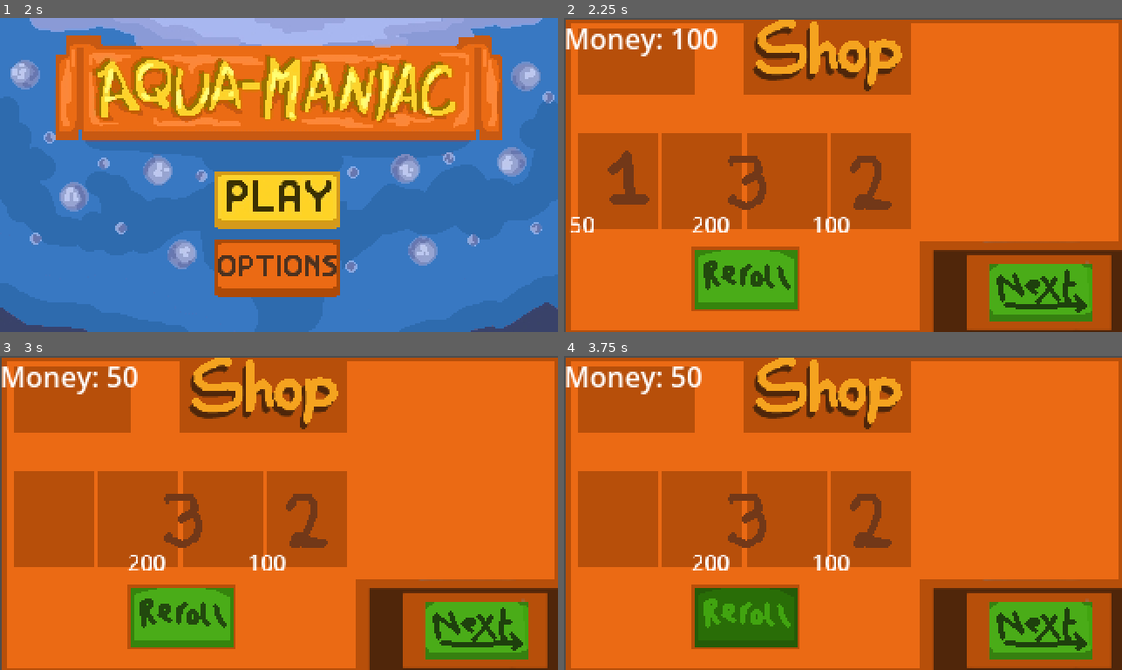
Above: before the commit, frames 1-4 (two rows, left to right).
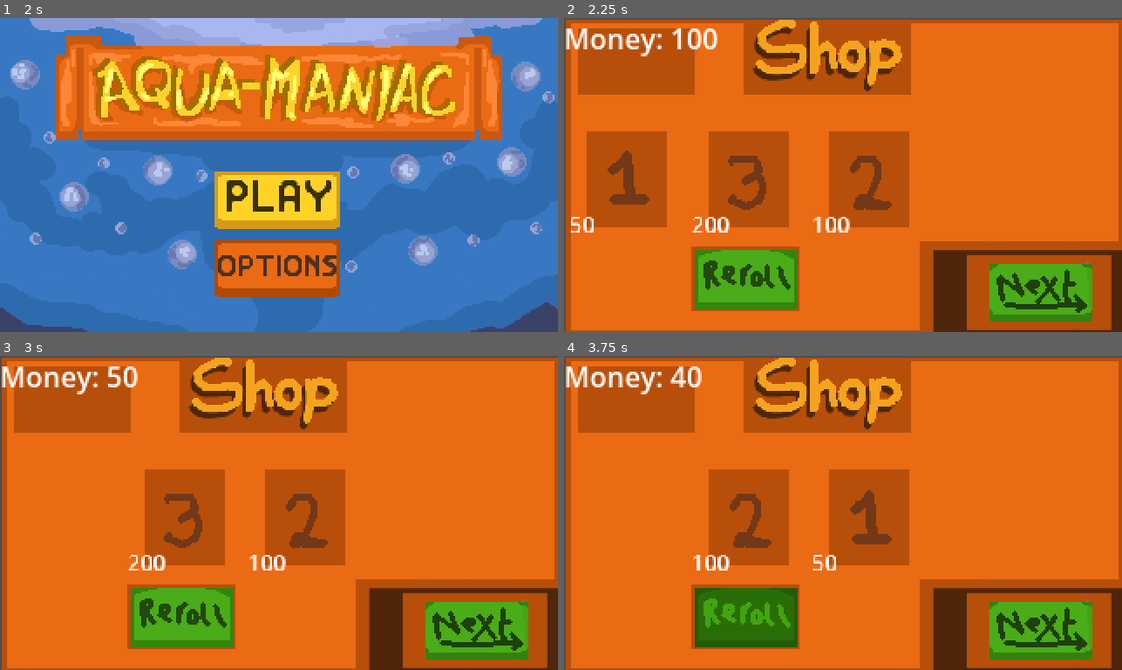
Above: after the commit, the same moments.

Repository: Prismat2ca/aquamaniac
Game: Godot game, scene res://menu/menu.tscn
Same seed, same stepped clock (60 frames per second), same inputs: the game is played once before the commit and once after it.
Inputs (mouse positions are in pixels of both pictures, inside the frame that each line leads up to):
- Up to frame 1 (2 s): click (279, 275) at 0.5 s; click (412, 140) at 1.25 s
- Up to frame 2 (2.25 s): click (843, 206) at 2 s
- Up to frame 3 (3 s): click (61, 519) at 2.77 s
- Up to frame 4 (3.75 s): click (748, 622) at 3.5 s

Frame 1 is identical in both runs. In frame 2, 5.8% of the frame differs, in the area x 2-63%, y 36-68%; in frame 3, 9.7%; in frame 4, 11%, in the area x 2-63%, y 3-69%.

Commit message:
it2

Diff:
--- a/global.gd
+++ b/global.gd
@@ -3,12 +3,13 @@
 #contains all global variables that should persist across screens
 
 #round screen
-var boatPos = Vector2(0,0)
+var shipPos = Vector2(0,0)
 var curRound = 0
 var money = 100
 var quota = 0
 var quotaProgress = 0
 var time = 300
+var raining = false
 
 func updateRoundVars():
 	curRound+=1
--- a/options/options.tscn
+++ b/options/options.tscn
@@ -7,7 +7,6 @@
 resource_name = "backButton"
 script/source = "extends TextureButton
 
-
 func _on_pressed() -> void:
 	get_tree().change_scene_to_file(\"res://menu/menu.tscn\")
 "
@@ -15,7 +14,6 @@
 [sub_resource type="GDScript" id="GDScript_0o51j"]
 resource_name = "settingsButton"
 script/source = "extends TextureButton
-
 
 func _on_pressed() -> void:
 	get_tree().change_scene_to_file(\"res://settings/settings.tscn\")
--- /dev/null
+++ b/round/background.gd
@@ -0,0 +1,4 @@
+extends TextureRect
+
+func _physics_process(delta: float) -> void:
+	rotation = 0
--- a/round/bird.tscn
+++ b/round/bird.tscn
@@ -7,34 +7,26 @@
 resource_name = "bird"
 script/source = "extends CharacterBody2D
 var rand = RandomNumberGenerator.new()
-@export var speed = 1
-var angle = 0
-var acc = Vector2(0,0)
-var vel = Vector2(0,0)
 var constantVel = 0
-#takes in user movement and calculates acceleration and velocity.
+@onready var globalScript = $\"/root/global\"
 
-func getInput():
-	var inputDirection = Input.get_vector(\"left\", \"right\", \"up\", \"down\")
-	#changes the angle based on left and right input
-	angle +=inputDirection[0]*PI/150
 
-	#makes acceleration a vector based on the angle
-	#then multiplied by the vertical user input
-	acc= Vector2.from_angle(angle)*speed*-inputDirection[1]
-	vel+=acc
-	vel*=0.9
-	velocity -= vel
 
-func _init():
-	position = Vector2(rand.randi_range(10,160),200)
+func _ready():
+	#the position needs to be relative to the ship
+	position = Vector2(rand.randi_range(-260,50)+globalScript.shipPos[0],200+globalScript.shipPos[1])
 	scale = Vector2(1,1)*rand.randf_range(0.7,1.5)
-	constantVel = (1/scale[0])
+	constantVel = (scale[0])
 	z_index = scale[0]*10
+
+
 func _physics_process(delta):
+	#removes birds so object amount doesn't increase forever.
+	if position[1] < -1000:
+		queue_free()
 
 	velocity = Vector2(100,-100)*constantVel
-	getInput()
+
 	move_and_slide()
 "
 
@@ -43,10 +35,10 @@
 [node name="CharacterBody2D" type="CharacterBody2D" parent="." unique_id=1799629232]
 script = SubResource("GDScript_crnqq")
 
-[node name="Sprite2D" type="Sprite2D" parent="CharacterBody2D" unique_id=719201019]
+[node name="BirdSprite" type="Sprite2D" parent="CharacterBody2D" unique_id=719201019]
 texture = ExtResource("1_g5k2s")
 
-[node name="Sprite2D2" type="Sprite2D" parent="CharacterBody2D" unique_id=59546641]
+[node name="ShadowSprite" type="Sprite2D" parent="CharacterBody2D" unique_id=59546641]
 modulate = Color(1, 1, 1, 0.3529412)
 position = Vector2(-47.416668, 42.25)
 scale = Vector2(0.537037, 0.537037)
--- a/round/character_body_2d.gd
+++ b/round/character_body_2d.gd
@@ -1,10 +1,11 @@
 extends CharacterBody2D
-
-@export var speed = 1
+@export var speed = 10
+@onready var globalScript = $"/root/global"
 var playerAcc = Vector2(0,0)
 var playerVel = Vector2(0,0)
-
-
+var angle = 0
+var acc = Vector2(0,0)
+var vel = Vector2(0,0)
 
 #takes in user movement and calculates acceleration and velocity.
 func getInput():
@@ -12,18 +13,25 @@
 	var inputDirection = Input.get_vector("left", "right", "up", "down")
 	$".".rotate(inputDirection[0]*PI/150)
 
-	playerAcc= (inputDirection*speed)
-	playerVel+=playerAcc
-	playerVel*=0.9
-	velocity = playerVel*0
+	#takes in user movement and calculates acceleration and velocity
+	#changes the angle based on left and right input
+	angle +=inputDirection[0]*PI/150
 
+	#makes acceleration a vector based on the angle
+	#then multiplied by the vertical user input
+	acc= Vector2.from_angle(angle)*speed*-inputDirection[1]
+	vel+=acc
+	vel*=0.9
+	velocity = vel
 
-
+func _on_area_2d_area_entered(area: Area2D) -> void:
+	get_tree().change_scene_to_file("res://shop/shop.tscn")
 
 #built in function that runs repeatedly
 func _physics_process(delta):
 
 	getInput()
+	globalScript.shipPos = position
 	move_and_slide()
 
 
--- a/round/dock.gd
+++ b/round/dock.gd
@@ -1,35 +1,4 @@
 extends CharacterBody2D
-
-@export var speed = 10
-var angle = 0
-var acc = Vector2(0,0)
-var vel = Vector2(0,0)
-
-#takes in user movement and calculates acceleration and velocity.
-
-func getInput():
-	var inputDirection = Input.get_vector("left", "right", "up", "down")
-	#changes the angle based on left and right input
-	angle +=inputDirection[0]*PI/150
-
-	#makes acceleration a vector based on the angle
-	#then multiplied by the vertical user input
-	acc= Vector2.from_angle(angle)*speed*-inputDirection[1]
-	vel+=acc
-	vel*=0.9
-	velocity = -vel
-
-#built in function that runs repeatedly
-func _physics_process(delta):
-
-
-	getInput()
-	move_and_slide()
-
-
-
-
-
 
 func _on_area_2d_area_entered(area: Area2D) -> void:
 	get_tree().change_scene_to_file("res://shop/shop.tscn")
--- a/round/round.gd
+++ b/round/round.gd
@@ -3,7 +3,11 @@
 var birdScn = preload("res://round/bird.tscn")
 
 func _physics_process(delta):
-	var r = rand.randi_range(1,300)
+	var r = rand.randi_range(1,80)
 	if r==10:
 		var bird = birdScn.instantiate()
 		add_child(bird)
+	#var r2 = rand.randi_range(1,400)
+	#if r2==10:
+		#var circle = seaCircleScn.instantiate()
+		#add_child(circle)
--- a/round/round.tscn
+++ b/round/round.tscn
@@ -6,15 +6,19 @@
 [ext_resource type="Texture2D" uid="uid://c538rh8s0wdq3" path="res://round/ship.png" id="3_qpjc3"]
 [ext_resource type="Texture2D" uid="uid://c60llxfr81wpw" path="res://round/spawn.png" id="4_qpjc3"]
 [ext_resource type="PackedScene" uid="uid://bi12bj3jgqk8h" path="res://round/round_timer.tscn" id="6_x00y4"]
-[ext_resource type="Script" uid="uid://c4sbivqwr43lw" path="res://round/dock.gd" id="7_jmkpy"]
 [ext_resource type="Texture2D" uid="uid://ubibvo336l8n" path="res://round/dock-Sheet.png" id="8_jmkpy"]
 [ext_resource type="Script" uid="uid://c8hfdac68msxo" path="res://round/animated_sprite_2d.gd" id="9_xgjqf"]
-[ext_resource type="Script" uid="uid://0vpk6o0s7jn6" path="res://round/walls.gd" id="10_4ubr3"]
 [ext_resource type="Script" uid="uid://c40yetvvsgm4x" path="res://round/area_2d.gd" id="10_51j5o"]
+[ext_resource type="Texture2D" uid="uid://ct4uauj21eija" path="res://round/rain.png" id="11_4ubr3"]
 [ext_resource type="Texture2D" uid="uid://dupj3yhpk3jya" path="res://round/walls.png" id="11_51j5o"]
+[ext_resource type="Texture2D" uid="uid://wpyb7rachly1" path="res://round/water_ring.png" id="12_51j5o"]
 
 [sub_resource type="RectangleShape2D" id="RectangleShape2D_qpjc3"]
 size = Vector2(73, 29)
+
+[sub_resource type="Gradient" id="Gradient_51j5o"]
+offsets = PackedFloat32Array(0, 0.47265625, 0.89453125, 1)
+colors = PackedColorArray(1, 1, 1, 0, 1, 1, 1, 1, 0.89411765, 0.89411765, 0.89411765, 0, 1, 1, 1, 1)
 
 [sub_resource type="GDScript" id="GDScript_qpjc3"]
 script/source = "extends CharacterBody2D
@@ -26,23 +30,13 @@
 
 #takes in user movement and calculates acceleration and velocity.
 
-func getInput():
-	var inputDirection = Input.get_vector(\"left\", \"right\", \"up\", \"down\")
-	#changes the angle based on left and right input
-	angle +=inputDirection[0]*PI/150
-
-	#makes acceleration a vector based on the angle
-	#then multiplied by the vertical user input
-	acc= Vector2.from_angle(angle)*speed*-inputDirection[1]
-	vel+=acc
-	vel*=0.9
-	velocity = -vel
+
 
 #built in function that runs repeatedly
 func _physics_process(delta):
 
 	$\".\".rotate(PI/200)
-	getInput()
+
 	move_and_slide()
 
 
@@ -52,6 +46,49 @@
 
 [sub_resource type="CircleShape2D" id="CircleShape2D_1l7ea"]
 radius = 21.377558
+
+[sub_resource type="AtlasTexture" id="AtlasTexture_xgjqf"]
+atlas = ExtResource("8_jmkpy")
+region = Rect2(0, 0, 320, 400)
+
+[sub_resource type="AtlasTexture" id="AtlasTexture_yi5ey"]
+atlas = ExtResource("8_jmkpy")
+region = Rect2(320, 0, 320, 400)
+
+[sub_resource type="AtlasTexture" id="AtlasTexture_4ubr3"]
+atlas = ExtResource("8_jmkpy")
+region = Rect2(640, 0, 320, 400)
+
+[sub_resource type="AtlasTexture" id="AtlasTexture_51j5o"]
+atlas = ExtResource("8_jmkpy")
+region = Rect2(960, 0, 320, 400)
+
+[sub_resource type="SpriteFrames" id="SpriteFrames_gbuhk"]
+animations = [{
+"frames": [{
+"duration": 1.0,
+"texture": SubResource("AtlasTexture_xgjqf")
+}, {
+"duration": 1.0,
+"texture": SubResource("AtlasTexture_yi5ey")
+}, {
+"duration": 1.0,
+"texture": SubResource("AtlasTexture_4ubr3")
+}, {
+"duration": 1.0,
+"texture": SubResource("AtlasTexture_51j5o")
+}],
+"loop": true,
+"name": &"default",
+"speed": 1.7
+}]
+
+[sub_resource type="RectangleShape2D" id="RectangleShape2D_xgjqf"]
+size = Vector2(63, 56)
+
+[sub_resource type="WorldBoundaryShape2D" id="WorldBoundaryShape2D_jmkpy"]
+normal = Vector2(1, 0)
+distance = 99.0
 
 [sub_resource type="GDScript" id="GDScript_1l7ea"]
 resource_name = "QuotaProgress"
@@ -64,55 +101,8 @@
 	$\".\".text = title+str(globalScript.quotaProgress)+\"/\"+str(globalScript.quota)
 "
 
-[sub_resource type="AtlasTexture" id="AtlasTexture_xgjqf"]
-atlas = ExtResource("8_jmkpy")
-region = Rect2(0, 0, 320, 400)
-
-[sub_resource type="AtlasTexture" id="AtlasTexture_yi5ey"]
-atlas = ExtResource("8_jmkpy")
-region = Rect2(320, 0, 320, 400)
-
-[sub_resource type="AtlasTexture" id="AtlasTexture_4ubr3"]
-atlas = ExtResource("8_jmkpy")
-region = Rect2(640, 0, 320, 400)
-
-[sub_resource type="AtlasTexture" id="AtlasTexture_51j5o"]
-atlas = ExtResource("8_jmkpy")
-region = Rect2(960, 0, 320, 400)
-
-[sub_resource type="SpriteFrames" id="SpriteFrames_gbuhk"]
-animations = [{
-"frames": [{
-"duration": 1.0,
-"texture": SubResource("AtlasTexture_xgjqf")
-}, {
-"duration": 1.0,
-"texture": SubResource("AtlasTexture_yi5ey")
-}, {
-"duration": 1.0,
-"texture": SubResource("AtlasTexture_4ubr3")
-}, {
-"duration": 1.0,
-"texture": SubResource("AtlasTexture_51j5o")
-}],
-"loop": true,
-"name": &"default",
-"speed": 1.7
-}]
-
-[sub_resource type="RectangleShape2D" id="RectangleShape2D_xgjqf"]
-size = Vector2(63, 56)
-
-[sub_resource type="WorldBoundaryShape2D" id="WorldBoundaryShape2D_jmkpy"]
-normal = Vector2(1, 0)
-distance = 99.0
-
 [node name="Node2D" type="Node2D" unique_id=858340303]
 script = ExtResource("1_x00y4")
-
-[node name="RoundScreen" type="Sprite2D" parent="." unique_id=328830945]
-position = Vector2(160, 90)
-texture = ExtResource("1_rf44n")
 
 [node name="ship" type="CharacterBody2D" parent="." unique_id=1465159626]
 z_index = 1
@@ -129,7 +119,29 @@
 position = Vector2(0.5, 0.5)
 shape = SubResource("RectangleShape2D_qpjc3")
 
+[node name="Camera2D" type="Camera2D" parent="ship" unique_id=861709616]
+
+[node name="Background" type="TextureRect" parent="ship" unique_id=2102490814]
+z_index = -1
+offset_left = -483.0
+offset_top = -523.0
+offset_right = 517.0
+offset_bottom = 477.0
+texture = ExtResource("1_rf44n")
+
+[node name="SplashParticles" type="CPUParticles2D" parent="ship" unique_id=362917435 groups=["Rain"]]
+z_index = -1
+position = Vector2(-4, 4)
+emitting = false
+amount = 50
+texture = ExtResource("12_51j5o")
+emission_shape = 3
+emission_rect_extents = Vector2(300, 300)
+gravity = Vector2(0, 0)
+color_ramp = SubResource("Gradient_51j5o")
+
 [node name="spawn" type="CharacterBody2D" parent="." unique_id=863671120]
+z_index = 2
 position = Vector2(261, 105)
 script = SubResource("GDScript_qpjc3")
 
@@ -143,11 +155,39 @@
 position = Vector2(261, 106)
 shape = SubResource("CircleShape2D_1l7ea")
 
-[node name="roundTimer" parent="." unique_id=30991989 instance=ExtResource("6_x00y4")]
+[node name="dock" type="CharacterBody2D" parent="." unique_id=1888063532]
+position = Vector2(-74, 93)
+
+[node name="AnimatedSprite2D" type="AnimatedSprite2D" parent="dock" unique_id=1517607764]
+sprite_frames = SubResource("SpriteFrames_gbuhk")
+frame_progress = 0.80926025
+script = ExtResource("9_xgjqf")
+
+[node name="Area2D" type="Area2D" parent="dock" unique_id=1831311793]
+script = ExtResource("10_51j5o")
+
+[node name="CollisionShape2D2" type="CollisionShape2D" parent="dock/Area2D" unique_id=240641241]
+position = Vector2(128.5, -3)
+shape = SubResource("RectangleShape2D_xgjqf")
+
+[node name="CollisionShape2D" type="CollisionShape2D" parent="dock/Area2D" unique_id=891341687]
+shape = SubResource("WorldBoundaryShape2D_jmkpy")
+
+[node name="walls" type="CharacterBody2D" parent="." unique_id=314535925]
+
+[node name="Sprite2D" type="Sprite2D" parent="walls" unique_id=1530904978]
+position = Vector2(613, 86)
+texture = ExtResource("11_51j5o")
+
+[node name="CollisionShape2D" type="CollisionShape2D" parent="walls" unique_id=533373268]
+
+[node name="CanvasLayer" type="CanvasLayer" parent="." unique_id=1569562032]
+
+[node name="roundTimer" parent="CanvasLayer" unique_id=30991989 instance=ExtResource("6_x00y4")]
 z_index = 100
 position = Vector2(1, 38)
 
-[node name="QuotaProgress" type="RichTextLabel" parent="." unique_id=1227056064]
+[node name="QuotaProgress" type="RichTextLabel" parent="CanvasLayer" unique_id=1227056064]
 z_index = 100
 offset_left = 1.0
 offset_top = 2.0
@@ -155,33 +195,18 @@
 offset_bottom = 42.0
 script = SubResource("GDScript_1l7ea")
 
-[node name="dock" type="CharacterBody2D" parent="." unique_id=1888063532]
-position = Vector2(-74, 93)
-script = ExtResource("7_jmkpy")
-
-[node name="AnimatedSprite2D" type="AnimatedSprite2D" parent="dock" unique_id=1517607764]
-sprite_frames = SubResource("SpriteFrames_gbuhk")
-frame_progress = 0.80926025
-script = ExtResource("9_xgjqf")
-
-[node name="Area2D" type="Area2D" parent="dock" unique_id=1831311793]
-script = ExtResource("10_51j5o")
-
-[node name="CollisionShape2D2" type="CollisionShape2D" parent="dock/Area2D" unique_id=240641241]
-position = Vector2(128.5, -3)
-shape = SubResource("RectangleShape2D_xgjqf")
-
-[node name="CollisionShape2D" type="CollisionShape2D" parent="dock/Area2D" unique_id=891341687]
-shape = SubResource("WorldBoundaryShape2D_jmkpy")
-
-[node name="walls" type="CharacterBody2D" parent="." unique_id=314535925]
-script = ExtResource("10_4ubr3")
-
-[node name="Sprite2D" type="Sprite2D" parent="walls" unique_id=1530904978]
-position = Vector2(613, 86)
-texture = ExtResource("11_51j5o")
-
-[node name="CollisionShape2D" type="CollisionShape2D" parent="walls" unique_id=533373268]
+[node name="RainParticles" type="CPUParticles2D" parent="CanvasLayer" unique_id=1703214680 groups=["Rain"]]
+modulate = Color(1, 1, 1, 0.61960787)
+position = Vector2(-24, -82)
+emitting = false
+amount = 19
+texture = ExtResource("11_4ubr3")
+emission_shape = 3
+emission_rect_extents = Vector2(1, 200)
+spread = 180.0
+gravity = Vector2(980, 980)
+angle_min = -15.0
+angle_max = 15.0
 
 [connection signal="area_entered" from="spawn/Area2D" to="spawn" method="_on_area_2d_area_entered"]
 [connection signal="area_entered" from="dock/Area2D" to="dock" method="_on_area_2d_area_entered"]
--- /dev/null
+++ b/round/sea_circle.tscn
@@ -0,0 +1,12 @@
+[gd_scene format=3 uid="uid://crvuxn7xe7udr"]
+
+[ext_resource type="Script" uid="uid://6qdxlce5guig" path="res://sea_circle.gd" id="1_ifl6r"]
+[ext_resource type="Texture2D" uid="uid://cwsr70pnk0x52" path="res://round/sea_circle.png" id="2_ql830"]
+
+[node name="SeaCircle" type="Node2D" unique_id=876456134]
+script = ExtResource("1_ifl6r")
+
+[node name="TextureRect" type="TextureRect" parent="." unique_id=2071018837]
+offset_right = 40.0
+offset_bottom = 40.0
+texture = ExtResource("2_ql830")
--- /dev/null
+++ b/sea_circle.gd
@@ -0,0 +1,13 @@
+extends Node2D
+@onready var globalScript = $"/root/global"
+var rand = RandomNumberGenerator.new()
+var scaleTarget = 0
+func _ready():
+	#the position needs to be relative to the ship
+	position = Vector2(rand.randi_range(-160,160)+globalScript.shipPos[0],rand.randi_range(-160,160)+globalScript.shipPos[1])
+	scale = Vector2(0,0)
+func _physics_process(delta: float) -> void:
+	var r = randi_range(1,200)
+	if r == 10:
+		scaleTarget = randf_range(0.01,0.5)
+	scale = ((scale*50)+Vector2(1,1)*scaleTarget)/51
--- a/settings/settings.tscn
+++ b/settings/settings.tscn
@@ -6,7 +6,6 @@
 [sub_resource type="GDScript" id="GDScript_i854f"]
 resource_name = "backButton"
 script/source = "extends TextureButton
-
 
 func _on_pressed() -> void:
 	get_tree().change_scene_to_file(\"res://options/options.tscn\")
--- a/shop/item.gd
+++ b/shop/item.gd
@@ -3,3 +3,8 @@
 @export var itemId = 0
 func _init():
 	itemId = rand.randi_range(1,3)
+
+func refresh():
+	itemId = rand.randi_range(1,3)
+	$"Label".refresh()
+	$"Sprite2D".refresh()
--- a/shop/item.tscn
+++ b/shop/item.tscn
@@ -4,6 +4,7 @@
 [ext_resource type="Script" uid="uid://cji0idf5ugaea" path="res://shop/item.gd" id="1_imj8q"]
 [ext_resource type="Script" uid="uid://lr22c868g34k" path="res://shop/sprite_2d.gd" id="3_pf1n6"]
 [ext_resource type="Script" uid="uid://cir21e84f0uv6" path="res://shop/label.gd" id="4_6kmbe"]
+[ext_resource type="Texture2D" uid="uid://d3si64h83v7uw" path="res://shop/item_background.png" id="5_6fecv"]
 
 [sub_resource type="GDScript" id="GDScript_1yahu"]
 resource_name = "itemButton"
@@ -27,10 +28,12 @@
 script = ExtResource("1_imj8q")
 
 [node name="Sprite2D" type="Sprite2D" parent="." unique_id=2050493109]
+z_index = 1
 texture = ExtResource("1_1yahu")
 script = ExtResource("3_pf1n6")
 
 [node name="Label" type="Label" parent="." unique_id=1544798877]
+z_index = 1
 offset_left = -33.0
 offset_top = 16.0
 offset_right = 48.0
@@ -40,10 +43,19 @@
 script = ExtResource("4_6kmbe")
 
 [node name="ItemButton" type="TextureButton" parent="." unique_id=1567442573]
+z_index = 3
 offset_left = -23.0
 offset_top = -27.0
 offset_right = 23.0
 offset_bottom = 27.0
 script = SubResource("GDScript_1yahu")
 
+[node name="TextureRect" type="TextureRect" parent="." unique_id=1442083810]
+offset_left = -23.0
+offset_top = -28.0
+offset_right = 23.0
+offset_bottom = 27.0
+mouse_filter = 2
+texture = ExtResource("5_6fecv")
+
 [connection signal="pressed" from="ItemButton" to="ItemButton" method="_on_pressed"]
--- a/shop/label.gd
+++ b/shop/label.gd
@@ -3,6 +3,10 @@
 var price = 0
 func _ready():
 	#the sprite is given a different texture based on the itemID, to differentiate it for the user.
+	refresh()
+
+#seperate function so it can be called later without repeating the code.
+func refresh():
 
 	match item.itemId:
 		1:
--- /dev/null
+++ b/shop/reroll.gd
@@ -0,0 +1,15 @@
+extends TextureButton
+@onready var globalScript = $"/root/global"
+var cost = 10
+func _on_pressed() -> void:
+
+	#must rereference this way to change the global value, not a copy.
+	if globalScript.money>=cost:
+		globalScript.money-=cost
+		var Items = get_tree().get_nodes_in_group("Items")
+		for item in Items:
+			item.refresh()
+		$"../money".updateDisplay()
+
+		#prevents too many rerolls within a single shop
+		cost+=10
--- a/shop/shop.tscn
+++ b/shop/shop.tscn
@@ -4,6 +4,7 @@
 [ext_resource type="PackedScene" uid="uid://d2hsdvmk4k7n3" path="res://shop/item.tscn" id="2_sxvro"]
 [ext_resource type="Texture2D" uid="uid://cks7njbauifdr" path="res://shop/reroll.png" id="3_mrnko"]
 [ext_resource type="Texture2D" uid="uid://b5d50n30p5sik" path="res://shop/reroll_pressed.png" id="4_gy7ao"]
+[ext_resource type="Script" uid="uid://b75wsar12xclo" path="res://shop/reroll.gd" id="5_2wf2a"]
 [ext_resource type="Texture2D" uid="uid://b2b7022l4icfm" path="res://shop/next.png" id="5_q4g17"]
 [ext_resource type="Texture2D" uid="uid://cv77g74bfq26o" path="res://shop/next_pressed.png" id="6_2wf2a"]
 
@@ -32,7 +33,6 @@
 	updateDisplay()
 func updateDisplay():
 	$\".\".text = title+str(globalScript.money)
-
 "
 
 [node name="shop" type="Node2D" unique_id=1537099262]
@@ -42,13 +42,13 @@
 position = Vector2(161, 91)
 texture = ExtResource("1_r2p71")
 
-[node name="Item1" parent="." unique_id=1899565630 instance=ExtResource("2_sxvro")]
+[node name="Item1" parent="." unique_id=1899565630 groups=["Items"] instance=ExtResource("2_sxvro")]
 position = Vector2(36, 93)
 
-[node name="Item2" parent="." unique_id=856356232 instance=ExtResource("2_sxvro")]
+[node name="Item2" parent="." unique_id=856356232 groups=["Items"] instance=ExtResource("2_sxvro")]
 position = Vector2(175, 93)
 
-[node name="Item3" parent="." unique_id=1093215645 instance=ExtResource("2_sxvro")]
+[node name="Item3" parent="." unique_id=1093215645 groups=["Items"] instance=ExtResource("2_sxvro")]
 position = Vector2(106, 93)
 
 [node name="reroll" type="TextureButton" parent="." unique_id=1281063824]
@@ -59,6 +59,7 @@
 texture_normal = ExtResource("3_mrnko")
 texture_pressed = ExtResource("4_gy7ao")
 texture_hover = ExtResource("4_gy7ao")
+script = ExtResource("5_2wf2a")
 
 [node name="next" type="TextureButton" parent="." unique_id=670760922]
 offset_left = 244.0
@@ -75,4 +76,5 @@
 offset_bottom = 40.0
 script = SubResource("GDScript_q4g17")
 
+[connection signal="pressed" from="reroll" to="reroll" method="_on_pressed"]
 [connection signal="pressed" from="next" to="next" method="_on_pressed"]
--- a/shop/sprite_2d.gd
+++ b/shop/sprite_2d.gd
@@ -3,8 +3,10 @@
 
 
 func _ready():
+	refresh()
+
+func refresh():
 	#the sprite is given a different texture based on the itemID, to differentiate it for the user.
-
 	match item.itemId:
 		1:
 			var sprite = preload("res://shop/item1.png")
Binary file changed: minigame/minigame_screen.png
Binary file changed: minigame/treasure_progress_bar_met.png
Not shown, added: round/background.gd.uid
Binary file added: round/rain.png
Not shown, added: round/rain.png.import
Binary file changed: round/round_screen.png
Binary file added: round/sea_circle.png
Not shown, added: round/sea_circle.png.import
Binary file added: round/water_ring.png
Not shown, added: round/water_ring.png.import
Not shown, added: sea_circle.gd.uid
Binary file added: shop/item_background.png
(and 3 more such lines)
